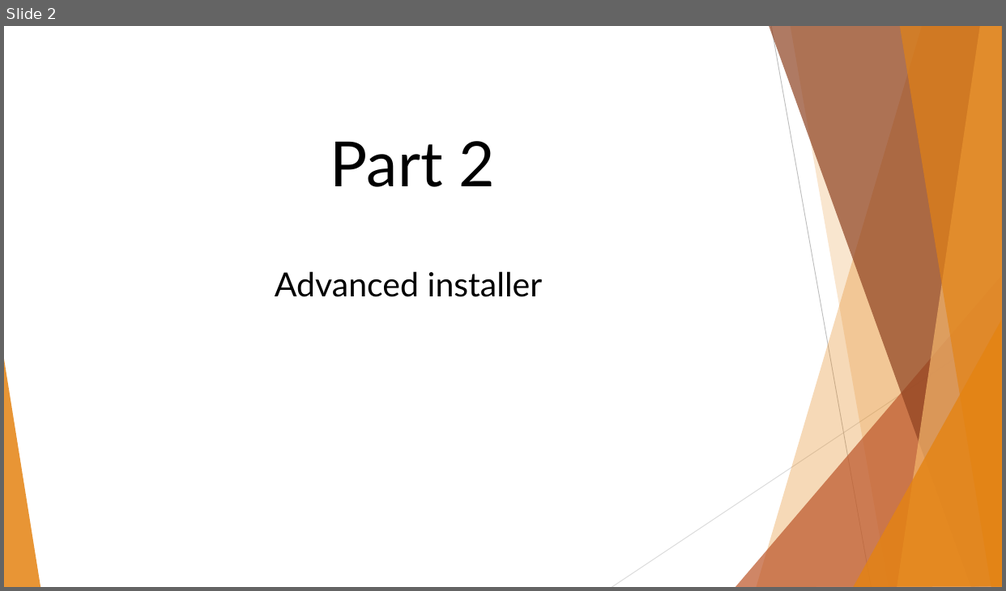
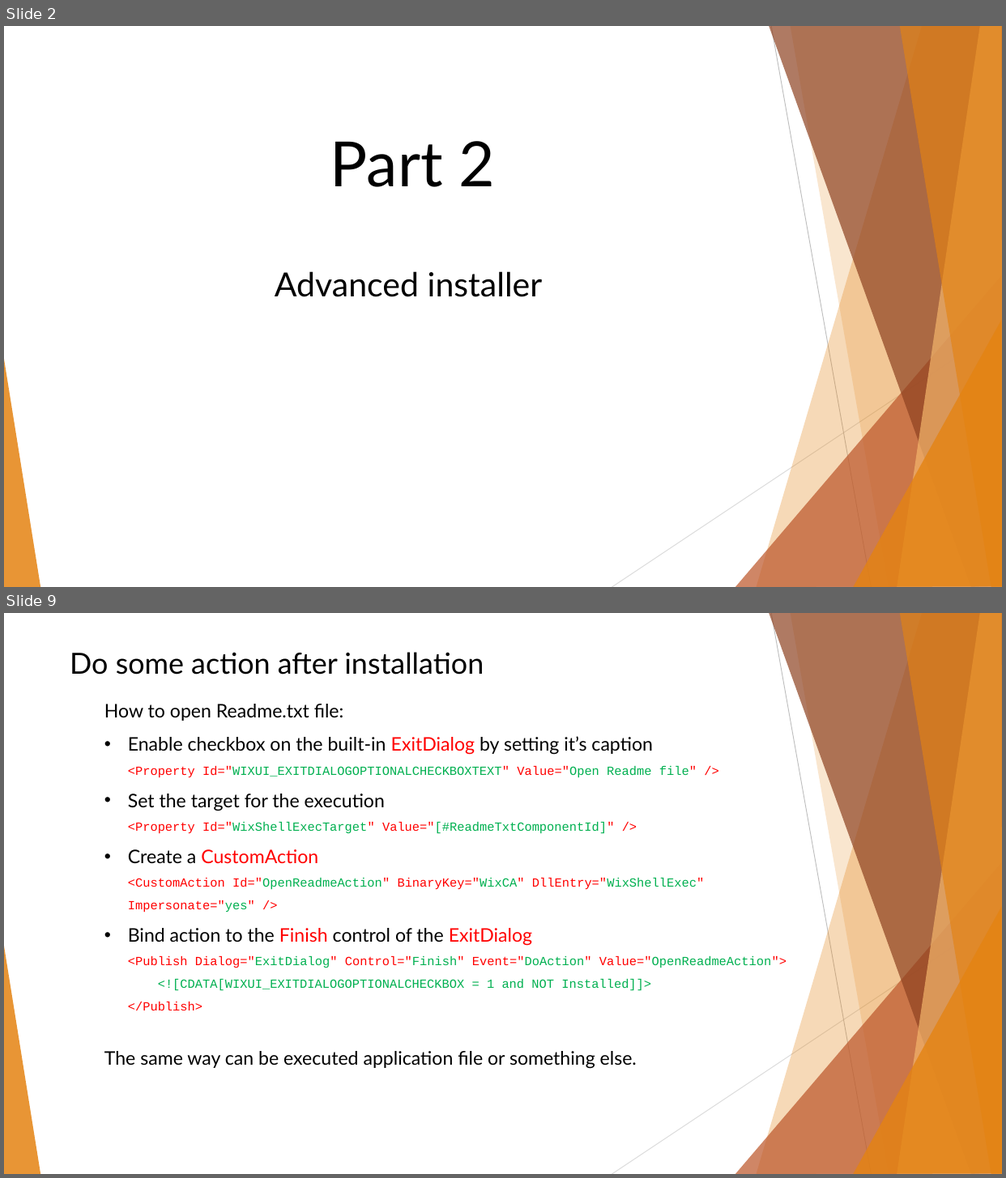
Before and after one commit to BinaryStudioAcademy/WixGettingStartedCourse, a slide deck: Part 2/WiX Part 2.pptx. Shown one above the other, each under a label of ours: slide 2 before the commit, slides 2 and 9 after it; the slides between them are not shown. The pictures are 1006x591 and 1006x1178 pixels, drawn with LibreOffice and Linux fonts; fonts in the diff are those of the drawing. Boxes give left, top, right and bottom in pixels: in the first picture for what was removed or moved away, otherwise in the second. Text is boxed around its words. In the diff, an @@ line names an element or a change of style, - is before the commit and + after.

```diff
--- a/Part 2/WiX Part 2.pptx
+++ b/Part 2/WiX Part 2.pptx
@@ slide 9 added at box(4, 613, 1002, 1174), background #FFFFFF; not listed: 10 template elements that a slide beside it also shows @@
@@ text added at box(70, 652, 484, 675), 28 pt, text #000000 @@
+Do some action after installation
@@ text added at box(104, 704, 786, 1066), 12 pt, text #00B050 @@
+How to open Readme.txt file:
+• Enable checkbox on the built-in ExitDialog by setting it’s caption
+  <Property Id="WIXUI_EXITDIALOGOPTIONALCHECKBOXTEXT" Value="Open Readme file" />
+• Set the target for the execution
+  <Property Id="WixShellExecTarget" Value="[#ReadmeTxtComponentId]" />
+• Create a CustomAction
+  <CustomAction Id="OpenReadmeAction" BinaryKey="WixCA" DllEntry="WixShellExec" Impersonate="yes" />
+• Bind action to the Finish control of the ExitDialog
+  <Publish Dialog="ExitDialog" Control="Finish" Event="DoAction" Value="OpenReadmeAction">
+  <![CDATA[WIXUI_EXITDIALOGOPTIONALCHECKBOX = 1 and NOT Installed]]>
+  </Publish>
+The same way can be executed application file or something else.
```
Also in this commit, not shown: 3 slides changed, 3 other slides added, 3 other files.
